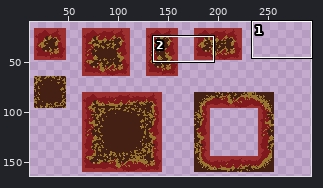
Pixel-art file, stored at assets/background/RussetGroveTilemap.aseprite. The first picture is a wide view before the edit; the outline marks the close-up.
Close-up. Before the edit:
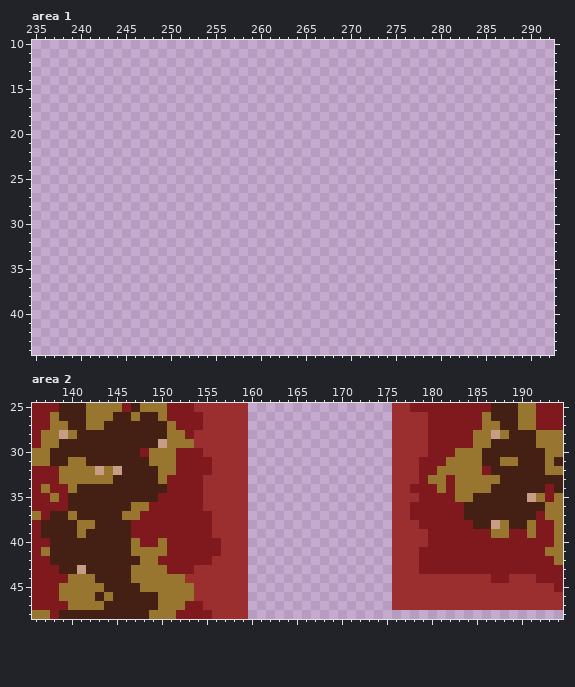
300x300 pixels, 1 frame. Shown: area 1: x 235..292, y 10..44; area 2: x 136..194, y 25..48. The wide view leaves out empty margins. The commit also changed other parts of the picture, which this record leaves out.
Now the later version:
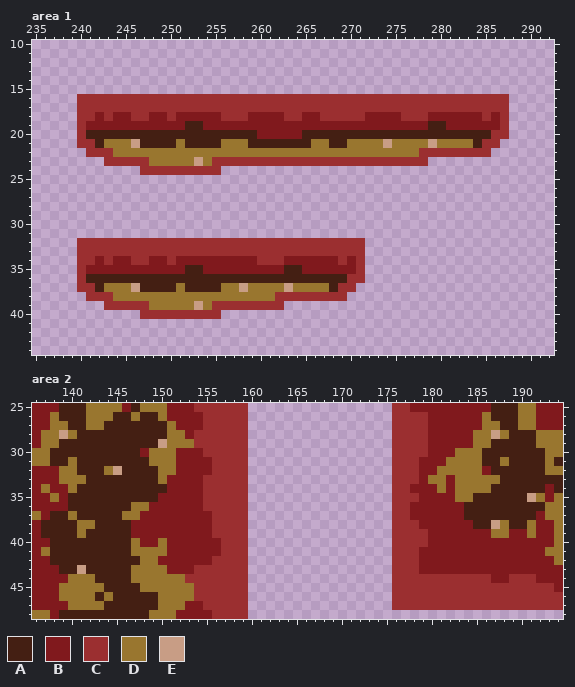
Palette (. is transparent): A #441f13  B #80191d  C #9b2f30  D #99762f  E #c89d85
Author's note on the commit: tilemap + collison mask scene trigger
The exact change:
Area 1, layer "Tilemap 1":
y 16..17: x 240..287 ................................................ -> CCCCCCCCCCCCCCCCCCCCCCCCCCCCCCCCCCCCCCCCCCCCCCCC
y 18: x 240..287 ................................................ -> CCBCBBCCBBCBBBBBCCCBBBBCCBBCCCCCBBBBCCCBBBBBBCBC
y 19: x 240..287 ................................................ -> CBBBBBBBBBBBAABBBBBBBBBBBBBBBBBBBBBBBBBAABBBBBBC
y 20: x 240..287 ................................................ -> CAAAAAAAAAAAAAAAAAAABBBBBAAAAAAAAAAAAAAAAAAAAACC
y 21: x 240..286 ............................................... -> CCADDDEAAAADAAAADDDAAAAAAADDAADDDDEDDDDEDDDDACC
y 22: x 241..285 ............................................. -> CCCDDDDDDDDDDDDDDDDDDDDDDDDDDDDDDDDDDCCCCCCCC
y 23: x 243..278 .................................... -> CCCCCDDDDDEDCCCCCCCCCCCCCCCCCCCCCCCC
y 24: x 247..255 ......... -> CCCCCCCCC
y 32..33: x 240..271 ................................ -> CCCCCCCCCCCCCCCCCCCCCCCCCCCCCCCC
y 34: x 240..271 ................................ -> CCBCBBCCBBCBBBBBBBBBCCCBBBBBBCBC
y 35: x 240..271 ................................ -> CBBBBBBBBBBBAABBBBBBBBBAABBBBBBC
y 36: x 240..271 ................................ -> CAAAAAAAAAAAAAAAAAAAAAAAAAAAAACC
y 37: x 240..270 ............................... -> CCADDDEAAAADAAAADDEDDDDEDDDDACC
y 38: x 241..269 ............................. -> CCCDDDDDDDDDDDDDDDDDDCCCCCCCC
y 39: x 243..262 .................... -> CCCCCDDDDDEDCCCCCCCC
y 40: x 247..255 ......... -> CCCCCCCCC
Area 2, layer "Tilemap 1":
y 31: x 141 D -> A; x 189 D -> A
y 32: x 141..143 DDE -> AAA
y 33: x 142..144 DDD -> AAA
